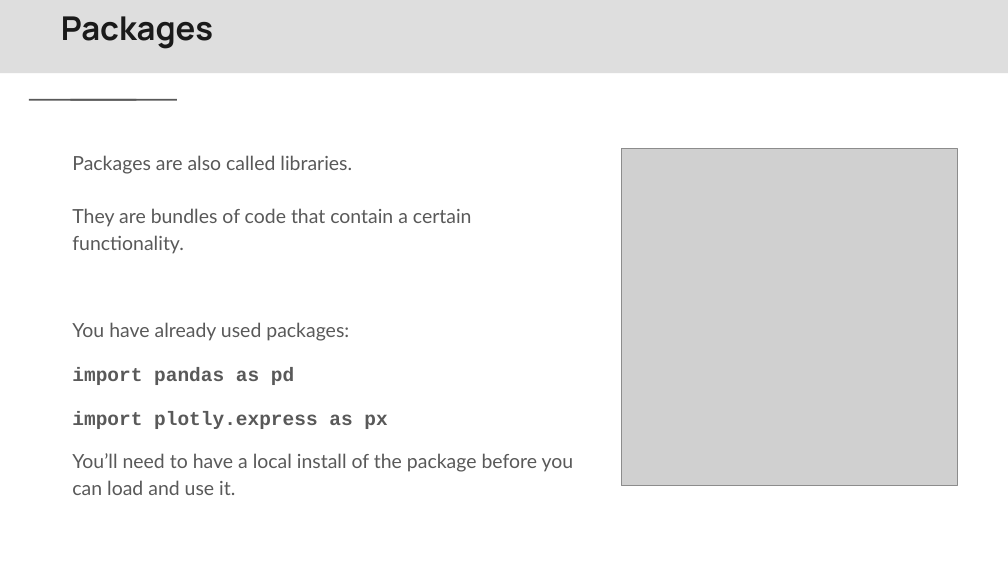
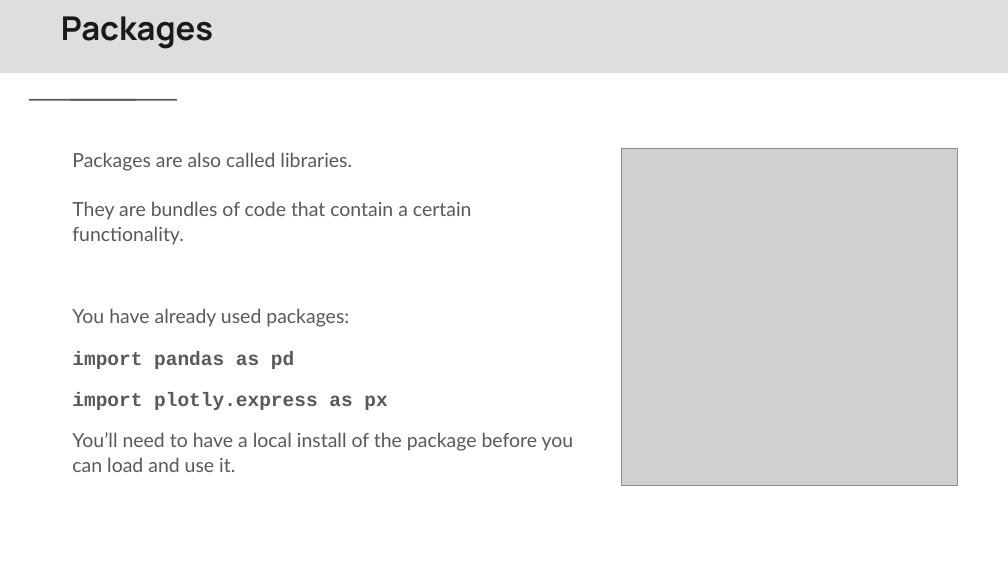
Before and after one commit to Center-for-Health-Data-Science/PythonTsunami, a slide deck: slide 10 of slides/Python Tsunami Local Installations vs code.pptx (slide 9 before the commit). Drawn at 1008x567 pixels with LibreOffice and Linux fonts; fonts in the diff are those of the drawing; grey boxes stand for pictures; background and template pictures are left out. Boxes give left, top, right and bottom in pixels: in the first picture for what was removed or moved away, otherwise in the second. Text is boxed around its words. In the diff, an @@ line names an element or a change of style, - is before the commit and + after.

```diff
--- a/slides/Python Tsunami Local Installations vs code.pptx
+++ b/slides/Python Tsunami Local Installations vs code.pptx
@@ text "Packages are also called libraries." at (72,152,574,472): line spacing 1.15 to 1.05 @@
```
Also in this commit, not shown: 1 other slide changed, 1 slide added, 2 other files.
